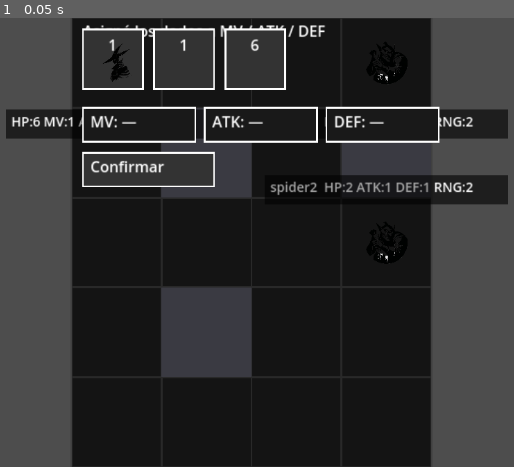
Above: before the commit, frame 1.
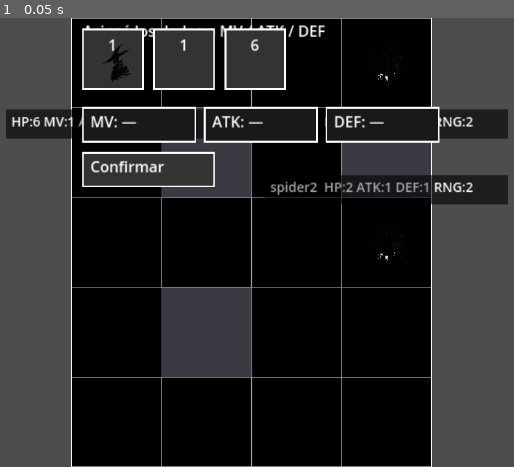
Above: after the commit, the same moment.

Repository: joacoague15/Una-Carta-Solamente
Game: Godot game, scene res://main.tscn
The game is run twice, just before and just after one commit, with the same random seed, the same clock (stepped at 60 frames per second) and the same inputs.
Inputs:
- Up to frame 1 (0.05 s): no input

The runs differ from the first frame. In frame 1, 2.8% of the frame differs, in the area x 13-85%, y 0-100%.

Commit message:
Improvement in grid display

Diff:
--- a/main.gd
+++ b/main.gd
@@ -3,6 +3,11 @@
 
 @onready var PlayerScene := preload("res://Player.tscn")
 @onready var EnemyScene := preload("res://Enemy.tscn")
+
+@export var grid_color: Color = Color(0, 0, 0, 1)             # celdas negras
+@export var grid_border_color: Color = Color(0.25, 0.25, 0.25) # bordes opcionales
+@export var pillar_texture: Texture2D                         # setéala en el editor
+@export_range(0.3, 1.1, 0.05) var pillar_fill := 0.9          # qué tanto ocupa la textura en la celda
 
 var player_node: Player
 var enemy_nodes: Array[Enemy] = []
@@ -193,9 +198,13 @@
 func _update_astar_solid_tiles() -> void:
 	for y in range(rows):
 		for x in range(cols):
-			astar.set_point_solid(Vector2i(x, y), false)
-	for p in pillars.keys():
-		astar.set_point_solid(p, true)
+			var cell := Vector2i(x, y)
+			if pillars.has(cell):
+				continue  # no dibujar esta casilla
+			var cell_rect := Rect2(Vector2(x, y) * Vector2(cell_size), Vector2(cell_size))
+			draw_rect(cell_rect, grid_color, true)
+			draw_rect(cell_rect, grid_border_color, false, 1.0)  # opcional
+
 	astar.set_point_solid(player["pos"], true)
 	for e in enemies:
 		astar.set_point_solid(e["pos"], true)
@@ -462,13 +471,24 @@
 	for y in range(rows):
 		for x in range(cols):
 			var r := Rect2(Vector2(x, y) * Vector2(cell_size), Vector2(cell_size))
-			draw_rect(r, Color(0.12,0.12,0.12,1.0), true)
-			draw_rect(r, Color(0.25,0.25,0.25,1.0), false, 2.0)
+			draw_rect(r, grid_color, true)                              # negro puro
+			draw_rect(r, grid_border_color, false, 1.0)                 # borde finito opcional
 
 	# pilares
 	for p in pillars.keys():
-		var rr := Rect2(Vector2(p) * Vector2(cell_size), Vector2(cell_size))
-		draw_rect(rr, Color(0.35,0.35,0.4,1.0), true)
+		var cell_pos := Vector2(p) * Vector2(cell_size)
+		var cell_rect := Rect2(cell_pos, Vector2(cell_size))
+
+		if pillar_texture:
+			# Rect destino un poco más chico que la celda (según pillar_fill)
+			var target_size := Vector2(cell_size) * pillar_fill
+			var offset := (Vector2(cell_size) - target_size) * 0.5
+			var dst := Rect2(cell_pos + offset, target_size)
+			# Dibujo la textura sin repetir ni tilear
+			draw_texture_rect(pillar_texture, dst, false)
+		else:
+			# Fallback a color si no seteaste textura
+			draw_rect(cell_rect, Color(0.35, 0.35, 0.4, 1.0), true)
 
 	# unidades con etiquetas
 	var player_label := "HP:%d MV:%d ATK:%d DEF:%d RNG:%d" % [
--- a/main.tscn
+++ b/main.tscn
@@ -4,3 +4,4 @@
 
 [node name="Main" type="Node2D"]
 script = ExtResource("1_ig7tw")
+grid_border_color = Color(1, 1, 1, 1)
Binary file added: pillar_token.png
Not shown, added: pillar_token.png.import
